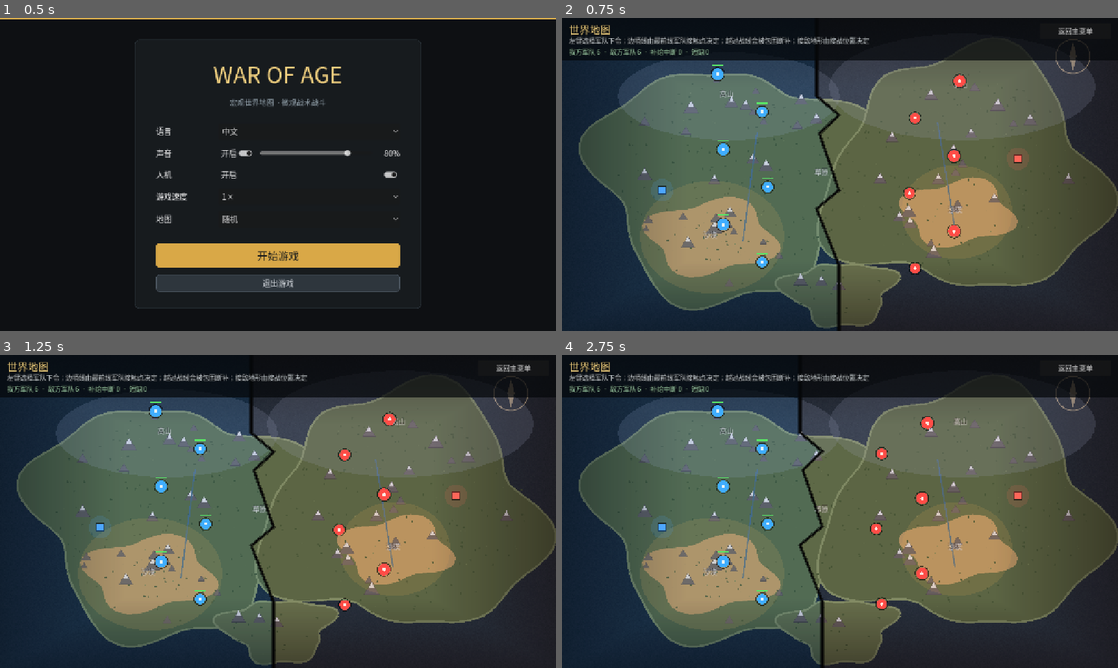
Above: before the commit, frames 1-4 (two rows, left to right).
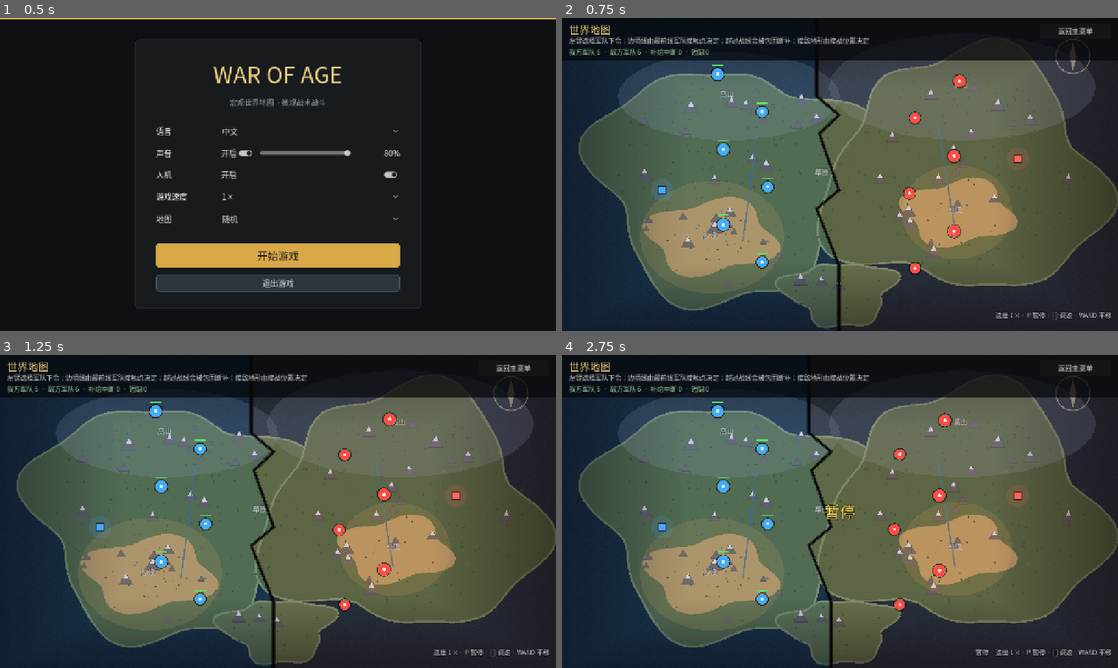
Above: after the commit, the same moments.

Repository: addisonhuang6-stack/WarOfAge
Game: Godot game, scene res://scenes/main_menu.tscn
The game is run twice, just before and just after one commit, with the same random seed, the same clock (stepped at 60 frames per second) and the same inputs.
Inputs (mouse positions are in pixels of both pictures, inside the frame that each line leads up to):
- Up to frame 1 (0.5 s): no input
- Up to frame 2 (0.75 s): click "开始游戏" at 0.5 s
- Up to frame 3 (1.25 s): no input
- Up to frame 4 (2.75 s): tap Enter at 1.25, 1.55 s; move the mouse to (962, 495) at 1.27 s; hold D 1.28-2 s; tap P at 1.35 s; click (962, 495) at 1.42 s; tap Space at 1.52, 1.82 s; drag from (728, 527) to (812, 574) at 2.02 s

Frame 1 is identical in both runs. In frame 2, 0.2% of the frame differs, in the area x 78-99%, y 94-97%; in frame 3, 0.2%; in frame 4, 2.7%, in the area x 42-99%, y 13-100%.

Commit message:
Improve playability with pause speed HUD and camera controls

Diff:
--- a/autoload/game_settings.gd
+++ b/autoload/game_settings.gd
@@ -17,6 +17,11 @@
 		"menu.ai": "人机",
 		"menu.ai_on": "开启",
 		"menu.speed": "游戏速度",
+		"hud.pause": "暂停",
+		"hud.speed": "速度 %s",
+		"hud.speed_hint": "P 暂停 · [ ] 调速 · WASD 平移",
+		"macro.selected": "已选",
+		"macro.supply": "补给",
 		"menu.map": "地图",
 		"menu.start": "开始游戏",
 		"menu.quit": "退出游戏",
@@ -26,7 +31,9 @@
 		"map.mountain": "高山",
 		"battle.instructions": "左键选兵/划线移动 · Ctrl+左键拖拽防御线 · 右键移动 · C 冲锋 · T 同类\nCtrl+1~9 编队 · 1~9 选队 · 滚轮缩放 · 中键平移 · R 重开",
 		"battle.counter": "克制：长矛兵反骑，对轻骑兵伤害 ×2",
-		"battle.status": "我方 %d  ·  敌方 %d  ·  已选 %d",
+		"battle.status": "我方 %d  ·  敌方 %d  ·  已选 %d%s",
+		"unit.spearman": "长矛兵",
+		"unit.light_cavalry": "轻骑兵",
 		"battle.map": "地图：%s",
 		"battle.victory": "胜利！",
 		"battle.defeat": "战败",
@@ -51,6 +58,11 @@
 		"menu.ai": "AI",
 		"menu.ai_on": "On",
 		"menu.speed": "Game Speed",
+		"hud.pause": "Paused",
+		"hud.speed": "Speed %s",
+		"hud.speed_hint": "P pause · [ ] speed · WASD pan",
+		"macro.selected": "Selected",
+		"macro.supply": "Supply",
 		"menu.map": "Map",
 		"menu.start": "Start Game",
 		"menu.quit": "Quit",
@@ -60,7 +72,9 @@
 		"map.mountain": "Mountains",
 		"battle.instructions": "LMB select / draw move · Ctrl+LMB drag: defense line · RMB move · C charge · T same type\nCtrl+1~9 group · 1~9 select group · Wheel zoom · MMB pan · R restart",
 		"battle.counter": "Counter: Spearmen deal ×2 damage to Light Cavalry",
-		"battle.status": "Units %d  ·  Enemy %d  ·  Selected %d",
+		"battle.status": "Units %d  ·  Enemy %d  ·  Selected %d%s",
+		"unit.spearman": "Spearmen",
+		"unit.light_cavalry": "Light Cavalry",
 		"battle.map": "Map: %s",
 		"battle.victory": "Victory!",
 		"battle.defeat": "Defeat",
@@ -84,6 +98,7 @@
 var volume: float = 0.8
 var ai_enabled: bool = true
 var game_speed: float = 1.0
+var paused: bool = false
 var selected_map: String = "random"
 
 var _audio_player: AudioStreamPlayer
@@ -163,6 +178,28 @@
 	changed.emit()
 
 
+func toggle_pause() -> void:
+	set_paused(not paused)
+
+
+func set_paused(value: bool) -> void:
+	if value == paused:
+		return
+	paused = value
+	_apply_game_speed()
+	changed.emit()
+
+
+func adjust_game_speed(direction: int) -> void:
+	var index := 0
+	for i in range(GAME_SPEEDS.size()):
+		if is_equal_approx(float(GAME_SPEEDS[i]), game_speed):
+			index = i
+			break
+	index = clampi(index + direction, 0, GAME_SPEEDS.size() - 1)
+	set_game_speed(float(GAME_SPEEDS[index]))
+
+
 func play_click() -> void:
 	_play(_click_stream)
 
@@ -184,7 +221,7 @@
 
 
 func _apply_game_speed() -> void:
-	Engine.time_scale = game_speed
+	Engine.time_scale = 0.0 if paused else game_speed
 
 
 func _load_settings() -> void:
--- a/scripts/battle/battle_controller.gd
+++ b/scripts/battle/battle_controller.gd
@@ -18,6 +18,8 @@
 var map_label: Label
 var result_label: Label
 var return_hint_label: Label
+var speed_label: Label
+var pause_label: Label
 var ui_font: SystemFont
 var environment: Environment
 var ground_mesh: MeshInstance3D
@@ -55,6 +57,7 @@
 
 
 func _ready() -> void:
+	GameSettings.set_paused(false)
 	_setup_world()
 	_setup_ui()
 	_load_unit_data()
@@ -66,9 +69,13 @@
 	EventBus.charge_dust.connect(_on_charge_dust)
 
 	_update_hud()
+	GameSettings.changed.connect(_update_speed_hud)
+	_update_speed_hud()
 
 
 func _physics_process(delta: float) -> void:
+	_handle_keyboard_pan(delta)
+
 	_path_timer -= delta
 	if _path_timer <= 0.0:
 		_path_timer = 0.1
@@ -161,6 +168,73 @@
 	return_hint_label.text = GameSettings.t("battle.return_hint")
 	return_hint_label.modulate = Color(0.8, 0.86, 0.9)
 	return_hint_label.visible = false
+
+	speed_label = Label.new()
+	speed_label.anchor_left = 1.0
+	speed_label.anchor_right = 1.0
+	speed_label.anchor_top = 1.0
+	speed_label.anchor_bottom = 1.0
+	speed_label.offset_left = -430.0
+	speed_label.offset_right = -16.0
+	speed_label.offset_top = -48.0
+	speed_label.offset_bottom = -16.0
+	speed_label.horizontal_alignment = HORIZONTAL_ALIGNMENT_RIGHT
+	_style_overlay_label(speed_label, 15, Color(0.85, 0.88, 0.92))
+	canvas_layer.add_child(speed_label)
+
+	pause_label = Label.new()
+	pause_label.anchor_left = 0.5
+	pause_label.anchor_right = 0.5
+	pause_label.anchor_top = 0.5
+	pause_label.anchor_bottom = 0.5
+	pause_label.offset_left = -120.0
+	pause_label.offset_right = 120.0
+	pause_label.offset_top = -44.0
+	pause_label.offset_bottom = 44.0
+	pause_label.horizontal_alignment = HORIZONTAL_ALIGNMENT_CENTER
+	pause_label.vertical_alignment = VERTICAL_ALIGNMENT_CENTER
+	pause_label.text = GameSettings.t("hud.pause")
+	pause_label.visible = false
+	_style_overlay_label(pause_label, 36, Color(1.0, 0.86, 0.35))
+	canvas_layer.add_child(pause_label)
+
+
+func _style_overlay_label(label: Label, font_size: int, color: Color) -> void:
+	label.mouse_filter = Control.MOUSE_FILTER_IGNORE
+	label.add_theme_font_override("font", ui_font)
+	label.add_theme_font_size_override("font_size", font_size)
+	label.add_theme_color_override("font_color", color)
+	label.add_theme_color_override("font_outline_color", Color(0.0, 0.0, 0.0, 0.8))
+	label.add_theme_constant_override("outline_size", 5)
+
+
+func _handle_keyboard_pan(delta: float) -> void:
+	var direction := Vector2.ZERO
+	if Input.is_key_pressed(KEY_A) or Input.is_key_pressed(KEY_LEFT):
+		direction.x -= 1.0
+	if Input.is_key_pressed(KEY_D) or Input.is_key_pressed(KEY_RIGHT):
+		direction.x += 1.0
+	if Input.is_key_pressed(KEY_W) or Input.is_key_pressed(KEY_UP):
+		direction.y -= 1.0
+	if Input.is_key_pressed(KEY_S) or Input.is_key_pressed(KEY_DOWN):
+		direction.y += 1.0
+	if direction == Vector2.ZERO:
+		return
+	var pan_speed := camera.size * 0.7
+	camera.position.x = clampf(camera.position.x + direction.x * pan_speed * delta, CAMERA_BOUNDS_MIN.x, CAMERA_BOUNDS_MAX.x)
+	camera.position.z = clampf(camera.position.z + direction.y * pan_speed * delta, CAMERA_BOUNDS_MIN.y, CAMERA_BOUNDS_MAX.y)
+
+
+func _update_speed_hud() -> void:
+	if speed_label == null:
+		return
+	var speed_value := GameSettings.game_speed
+	var speed_text := ("%d×" % int(round(speed_value))) if is_equal_approx(speed_value, round(speed_value)) else ("%.1f×" % speed_value)
+	var text := (GameSettings.t("hud.speed") % speed_text) + " · " + GameSettings.t("hud.speed_hint")
+	if GameSettings.paused:
+		text = GameSettings.t("hud.pause") + " · " + text
+	speed_label.text = text
+	pause_label.visible = GameSettings.paused
 
 
 func _make_label(position: Vector2, font_size: int) -> Label:
@@ -574,7 +648,16 @@
 
 func _unhandled_input(event: InputEvent) -> void:
 	if event is InputEventKey and event.pressed:
-		if event.keycode == KEY_ENTER or event.keycode == KEY_KP_ENTER:
+		if event.keycode == KEY_P or event.keycode == KEY_SPACE:
+			GameSettings.toggle_pause()
+			_update_speed_hud()
+		elif event.keycode == KEY_BRACKETLEFT or event.keycode == KEY_MINUS:
+			GameSettings.adjust_game_speed(-1)
+			_update_speed_hud()
+		elif event.keycode == KEY_BRACKETRIGHT or event.keycode == KEY_EQUAL:
+			GameSettings.adjust_game_speed(1)
+			_update_speed_hud()
+		elif event.keycode == KEY_ENTER or event.keycode == KEY_KP_ENTER:
 			_return_to_world()
 		elif event.keycode == KEY_R:
 			get_tree().reload_current_scene()
@@ -825,7 +908,24 @@
 			player_count += 1
 		else:
 			enemy_count += 1
-	status_label.text = GameSettings.t("battle.status") % [player_count, enemy_count, selected_units.size()]
+	var selected_spears := 0
+	var selected_cavalry := 0
+	for unit in selected_units:
+		if not is_instance_valid(unit):
+			continue
+		if unit.data.id == &"spearman":
+			selected_spears += 1
+		elif unit.data.id == &"light_cavalry":
+			selected_cavalry += 1
+	var composition := ""
+	if selected_spears > 0 or selected_cavalry > 0:
+		var parts: Array[String] = []
+		if selected_spears > 0:
+			parts.append("%s %d" % [GameSettings.t("unit.spearman"), selected_spears])
+		if selected_cavalry > 0:
+			parts.append("%s %d" % [GameSettings.t("unit.light_cavalry"), selected_cavalry])
+		composition = " [" + " · ".join(parts) + "]"
+	status_label.text = GameSettings.t("battle.status") % [player_count, enemy_count, selected_units.size(), composition]
 
 
 func _on_unit_died(unit: UnitBase) -> void:
--- a/scripts/macro/macro_controller.gd
+++ b/scripts/macro/macro_controller.gd
@@ -9,9 +9,12 @@
 var title_label: Label
 var instruction_label: Label
 var status_label: Label
+var selection_label: Label
 var result_label: Label
 var menu_button: Button
 var restart_button: Button
+var speed_label: Label
+var pause_label: Label
 
 var selected_dot_id: String = ""
 var _frontline_timer: float = 0.0
@@ -24,10 +27,13 @@
 func _ready() -> void:
 	set_anchors_and_offsets_preset(Control.PRESET_FULL_RECT)
 	mouse_filter = Control.MOUSE_FILTER_IGNORE
+	GameSettings.set_paused(false)
 	WorldState.ensure_initialized()
 	_build_ui()
 	_refresh_frontline()
 	_update_hud()
+	GameSettings.changed.connect(_update_speed_hud)
+	_update_speed_hud()
 	if WorldState.last_result == "player":
 		_show_toast(GameSettings.t("macro.last_win"), Color(0.55, 0.95, 0.6))
 	elif WorldState.last_result == "enemy":
@@ -80,6 +86,7 @@
 	instruction_label = _make_label(Vector2(16.0, 40.0), 15, Color(0.85, 0.88, 0.9))
 	instruction_label.text = GameSettings.t("macro.instructions")
 	status_label = _make_label(Vector2(16.0, 66.0), 15, Color(0.65, 0.85, 0.7))
+	selection_label = _make_label(Vector2(16.0, 90.0), 15, Color(0.78, 0.9, 1.0))
 
 	result_label = Label.new()
 	result_label.set_anchors_and_offsets_preset(Control.PRESET_BOTTOM_WIDE)
@@ -115,6 +122,44 @@
 	restart_button.pressed.connect(_on_restart_pressed)
 	add_child(restart_button)
 
+	speed_label = Label.new()
+	speed_label.anchor_left = 1.0
+	speed_label.anchor_right = 1.0
+	speed_label.anchor_top = 1.0
+	speed_label.anchor_bottom = 1.0
+	speed_label.offset_left = -430.0
+	speed_label.offset_right = -16.0
+	speed_label.offset_top = -48.0
+	speed_label.offset_bottom = -16.0
+	speed_label.horizontal_alignment = HORIZONTAL_ALIGNMENT_RIGHT
+	_style_overlay_label(speed_label, 15, Color(0.85, 0.88, 0.92))
+	add_child(speed_label)
+
+	pause_label = Label.new()
+	pause_label.anchor_left = 0.5
+	pause_label.anchor_right = 0.5
+	pause_label.anchor_top = 0.5
+	pause_label.anchor_bottom = 0.5
+	pause_label.offset_left = -120.0
+	pause_label.offset_right = 120.0
+	pause_label.offset_top = -44.0
+	pause_label.offset_bottom = 44.0
+	pause_label.horizontal_alignment = HORIZONTAL_ALIGNMENT_CENTER
+	pause_label.vertical_alignment = VERTICAL_ALIGNMENT_CENTER
+	pause_label.text = GameSettings.t("hud.pause")
+	pause_label.visible = false
+	_style_overlay_label(pause_label, 36, Color(1.0, 0.86, 0.35))
+	add_child(pause_label)
+
+
+func _style_overlay_label(label: Label, font_size: int, color: Color) -> void:
+	label.mouse_filter = Control.MOUSE_FILTER_IGNORE
+	label.add_theme_font_override("font", ui_font)
+	label.add_theme_font_size_override("font_size", font_size)
+	label.add_theme_color_override("font_color", color)
+	label.add_theme_color_override("font_outline_color", Color(0.0, 0.0, 0.0, 0.8))
+	label.add_theme_constant_override("outline_size", 5)
+
 
 func _make_label(position: Vector2, font_size: int, color: Color) -> Label:
 	var label := Label.new()
@@ -134,6 +179,18 @@
 	button.text = text
 	button.add_theme_font_size_override("font_size", 16)
 	return button
+
+
+func _update_speed_hud() -> void:
+	if speed_label == null:
+		return
+	var speed_value := GameSettings.game_speed
+	var speed_text := ("%d×" % int(round(speed_value))) if is_equal_approx(speed_value, round(speed_value)) else ("%.1f×" % speed_value)
+	var text := (GameSettings.t("hud.speed") % speed_text) + " · " + GameSettings.t("hud.speed_hint")
+	if GameSettings.paused:
+		text = GameSettings.t("hud.pause") + " · " + text
+	speed_label.text = text
+	pause_label.visible = GameSettings.paused
 
 
 func _process(delta: float) -> void:
@@ -418,6 +475,27 @@
 		else:
 			enemy_count += 1
 	status_label.text = GameSettings.t("macro.status") % [player_count, enemy_count, cut, shortage]
+	if selected_dot_id.is_empty():
+		selection_label.text = ""
+	else:
+		var selected_dot := WorldState.get_dot(selected_dot_id)
+		if selected_dot.is_empty():
+			selection_label.text = ""
+		else:
+			var max_supply := maxf(_supply_max(), 1.0)
+			var supply := clampf(float(selected_dot.get("supply", max_supply)), 0.0, max_supply)
+			var suffix := ""
+			if bool(selected_dot.get("encircled", false)):
+				suffix += " · " + GameSettings.t("macro.supply_cut")
+			if str(selected_dot.get("supply_status", "normal")) == "shortage":
+				suffix += " · " + GameSettings.t("macro.supply_shortage")
+			selection_label.text = "%s %s · %s %d%%%s" % [
+				GameSettings.t("macro.selected"),
+				selected_dot_id,
+				GameSettings.t("macro.supply"),
+				int(round(supply / max_supply * 100.0)),
+				suffix,
+			]
 
 
 func _draw_map() -> void:
@@ -472,6 +550,16 @@
 		map_canvas.draw_colored_polygon(right_polygon, Color(0.75, 0.2, 0.15, 0.08))
 		map_canvas.draw_polyline(border_screen, Color(0.0, 0.0, 0.0, 0.5), 8.0)
 		map_canvas.draw_polyline(border_screen, Color(0.02, 0.02, 0.02, 0.95), 3.5)
+
+	if not selected_dot_id.is_empty():
+		var selected_dot := WorldState.get_dot(selected_dot_id)
+		if not selected_dot.is_empty():
+			var target_value: Variant = selected_dot.get("target")
+			if target_value is Vector2:
+				var from := _to_canvas(_dot_pos(selected_dot), size)
+				var to := _to_canvas(target_value, size)
+				map_canvas.draw_line(from, to, Color(1.0, 0.85, 0.3, 0.55), 2.0)
+				map_canvas.draw_circle(to, 6.0, Color(1.0, 0.85, 0.3, 0.85))
 
 	for faction in WorldState.bases:
 		var base_value: Variant = WorldState.bases[faction]
@@ -588,8 +676,18 @@
 func _unhandled_input(event: InputEvent) -> void:
 	if _transitioning:
 		return
-	if event is InputEventKey and event.pressed and event.keycode == KEY_ESCAPE:
-		get_tree().change_scene_to_file(MENU_SCENE)
+	if event is InputEventKey and event.pressed:
+		if event.keycode == KEY_P or event.keycode == KEY_SPACE:
+			GameSettings.toggle_pause()
+			_update_speed_hud()
+		elif event.keycode == KEY_BRACKETLEFT or event.keycode == KEY_MINUS:
+			GameSettings.adjust_game_speed(-1)
+			_update_speed_hud()
+		elif event.keycode == KEY_BRACKETRIGHT or event.keycode == KEY_EQUAL:
+			GameSettings.adjust_game_speed(1)
+			_update_speed_hud()
+		elif event.keycode == KEY_ESCAPE:
+			get_tree().change_scene_to_file(MENU_SCENE)
 
 
 func _show_toast(text: String, color: Color) -> void:
--- a/scripts/ui/main_menu.gd
+++ b/scripts/ui/main_menu.gd
@@ -27,6 +27,7 @@
 
 func _ready() -> void:
 	set_anchors_and_offsets_preset(Control.PRESET_FULL_RECT)
+	GameSettings.set_paused(false)
 	maps = map_generator.load_maps()
 	_build_ui()
 	_sync_from_settings()
